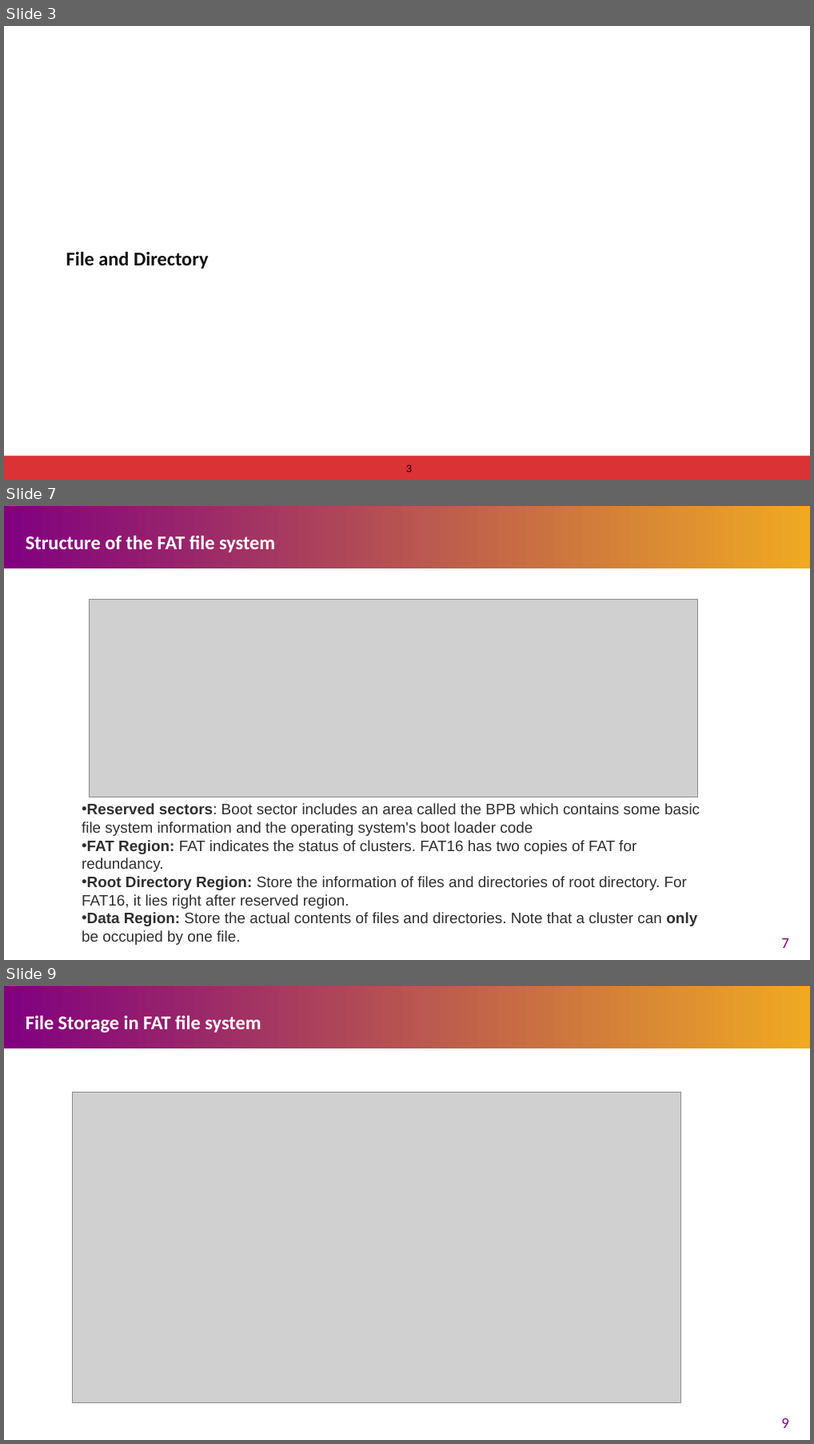
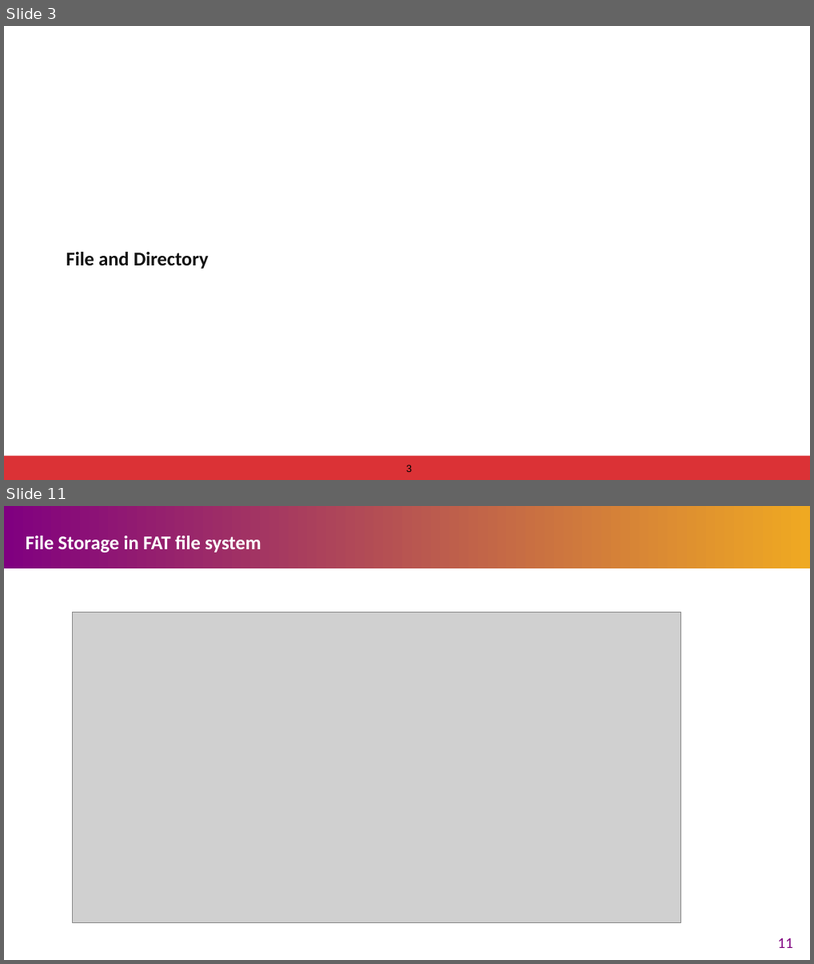
Before and after one commit to Marcusleeleelee/CSCI3150, a slide deck: tutorial/T12/tut12.pptx. Shown one above the other, each under a label of ours: slides 3, 7 and 9 before the commit, slides 3 and 11 after it; the slides between them are not shown. The pictures are 814x1444 and 814x964 pixels, drawn with LibreOffice and Linux fonts; fonts in the diff are those of the drawing; grey boxes stand for pictures. Boxes give left, top, right and bottom in pixels: in the first picture for what was removed or moved away, otherwise in the second. Text is boxed around its words. In the diff, an @@ line names an element or a change of style, - is before the commit and + after.

```diff
--- a/tutorial/T12/tut12.pptx
+++ b/tutorial/T12/tut12.pptx
@@ slide 7 removed at bbox=[4, 506, 810, 960], background #FFFFFF; not listed: 1 template element that a slide beside it also shows @@
@@ title removed at bbox=[26, 536, 275, 552] @@
-Structure of the FAT file system
@@ picture removed at bbox=[90, 599, 698, 796] @@
@@ text removed at bbox=[82, 803, 700, 944] @@
-• Reserved sectors: Boot sector includes an area called the BPB which contains some basic file system information and the operating system's boot loader code
-• FAT Region: FAT indicates the status of clusters. FAT16 has two copies of FAT for redundancy.
-• Root Directory Region: Store the information of files and directories of root directory. For FAT16, it lies right after reserved region.
-• Data Region: Store the actual contents of files and directories. Note that a cluster can only be occupied by one file.
@@ page number removed at bbox=[782, 938, 790, 948] @@
-7
@@ what was slide 9 is now slide 11 @@
@@ page number at bbox=[778, 938, 794, 948]: text changed @@
-9
+11
```
Also in this commit, not shown: 4 slides changed, 5 slides added.
